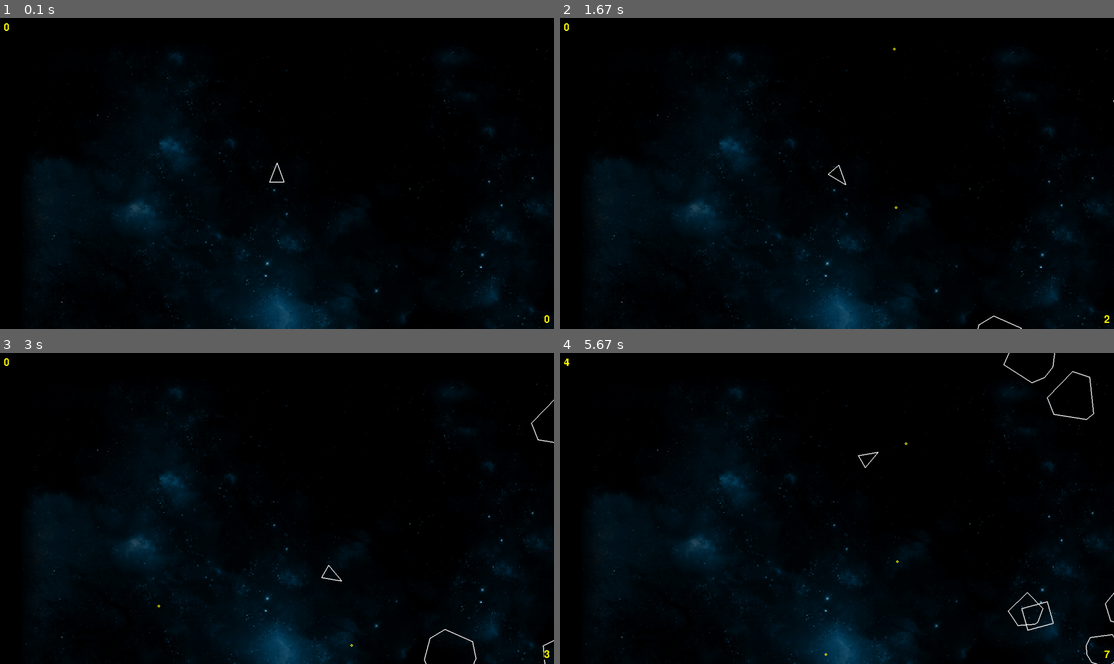
Above: before the commit, frames 1-4 (two rows, left to right).
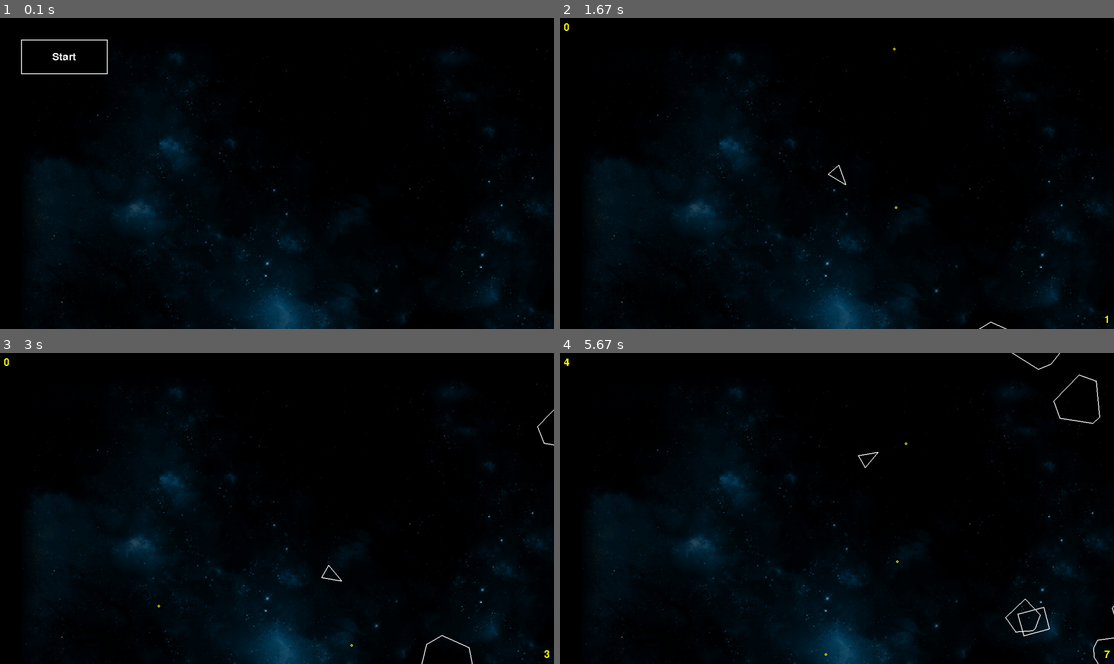
Above: after the commit, the same moments.

Repository: paulhunter/pygame-asteroids
Game: pygame game, started from main.py
The game is run twice, just before and just after one commit, with the same random seed, the same clock (stepped at 60 frames per second) and the same inputs.
Inputs (mouse positions are in pixels of both pictures, inside the frame that each line leads up to):
- Up to frame 1 (0.1 s): no input
- Up to frame 2 (1.67 s): click (620, 55) at 0.38 s, where only the run after the commit has a clickable "Start"; tap Space at 0.67, 1.07, 1.37, 1.57 s; hold Right 1-1.47 s; hold Up from 1.5 s (still down)
- Up to frame 3 (3 s): release Up at 1.8 s; hold Right 1.83-2.3 s; tap Space at 1.9, 2.2, 2.4, 2.7, 2.97 s; hold Left 2.33-2.87 s; hold Down from 2.9 s (still down)
- Up to frame 4 (5.67 s): release Down at 3.2 s; hold Left 3.23-3.63 s; tap Space at 3.3, 3.6, 3.73, 4.13, 4.43, 4.8, 5.2, 5.5 s; hold Up 3.67-4.03 s; hold Right 4.07-4.7 s; hold Down 4.73-5.1 s; hold Left 5.13-5.6 s; hold Right from 5.63 s (still down)

The runs differ from the first frame. In frame 1, 0.3% of the frame differs, in the area x 0-100%, y 1-99%; in frame 2, less than 0.1%; in frame 3, 0.2%; in frame 4, 0.7%, in the area x 79-100%, y 0-100%.

Commit message:
wip main menu and game state object

Diff:
--- a/main.py
+++ b/main.py
@@ -12,8 +12,9 @@
 - Python Style Guide - https://peps.python.org/pep-0008/#imports
 
 Things to further enhance the project:
-[ ] Add a Main Menu
-[ ] Add Ambience/Background Asteroids to Main Menu
+[~] Add a Main Menu
+    [~] Create a button module
+[~] Add Ambience/Background Asteroids to Main Menu
 [x] Add a scoring system
 [ ] Multiple Lives and respawning
 [ ] Add an explosion effect for the asteroids
@@ -40,9 +41,14 @@
     - Original ROM - if Random(0,62) >= Num_Asteroids + 44 - Fail
 '''
 
+# Python Libraries
+import types
+
+# PyGame Modules
 import pygame
 import pygame.font
 
+# Local Modules
 from constants import *
 from player import Player
 from shot import Shot
@@ -50,10 +56,18 @@
 from asteroidfield import AsteroidField
 from button import Button
 
+def click_start(state):
+    state.in_menu = False
+
+    for a in state.asteroids:
+        a.kill()
+
+    state.field.reset()
+    state.player = Player(SCREEN_WIDTH / 2, SCREEN_HEIGHT / 2)
+
+
 def main():
     print("Starting asteroids")
-    print(f"Screen width: {SCREEN_WIDTH}")
-    print(f"Screen height: {SCREEN_HEIGHT}")
 
     # Init the pygame engine and create our canvas
     pygame.init()
@@ -66,34 +80,41 @@
     # Load the background image, convert for performance.
     bg = pygame.image.load("bg_space.jpg").convert()
 
+    # Game State Container
+    state = types.SimpleNamespace()
+    state.in_menu = True
+
+
+
+    # all game objects that can be updated.
+    state.updatable = pygame.sprite.Group()
+    # all game objects that can be drawn.
+    state.drawable = pygame.sprite.Group()
+    # all asteroids
+    state.asteroids = pygame.sprite.Group()
+    # all player shots
+    state.shots = pygame.sprite.Group()
+
     # Time Delta
     dt = 0
-
-    # all game objects that can be updated.
-    updatable = pygame.sprite.Group()
-    # all game objects that can be drawn.
-    drawable = pygame.sprite.Group()
-    # all asteroids
-    asteroids = pygame.sprite.Group()
-    # all player shots
-    shots = pygame.sprite.Group()
 
     # Configure the applicable containers for the given sprite types
     # Note - As long as these are set, pygame.sprite.Sprite will automatically
     #       add them to these groups at the time of creation
-    Player.containers = (updatable, drawable)
-    Shot.containers = (updatable, drawable, shots)
-    Asteroid.containers = (updatable, drawable, asteroids)
-    AsteroidField.containers = (updatable)
+    Player.containers = (state.updatable, state.drawable)
+    Shot.containers = (state.updatable, state.drawable, state.shots)
+    Asteroid.containers = (state.updatable, state.drawable, state.asteroids)
+    AsteroidField.containers = (state.updatable)
 
     # Create the player at the middle of the screen
-    player = Player(SCREEN_WIDTH / 2, SCREEN_HEIGHT / 2)
+    state.player = None
 
     # Create the asteroid field
-    field = AsteroidField()
+    state.field = AsteroidField()
 
     # POC Button Tester
-    button = Button(50, 50, 400, 100, "Test!")
+    button = Button(50, 50, 200, 80, "Start")
+    button.onClick = lambda: click_start(state)
 
     # Game Loop
     while True:
@@ -103,16 +124,16 @@
                 print("QUIT SIGNAL");
                 return
 
-        updatable.update(dt)
+        state.updatable.update(dt)
 
         button.update(dt, events)
 
-        for a in asteroids:
-            if player.collideAsteroid(a):
+        for a in state.asteroids:
+            if state.player and state.player.collideAsteroid(a):
                 print("GAME OVER")
                 return
 
-            for s in shots:
+            for s in state.shots:
                 if a.circle_collision(s):
                     s.player.scoreOnAsteroidKill(a)
                     a.split()
@@ -123,17 +144,19 @@
         screen.blit(bg, (0,0))
 
         # drawable.draw(screen) - Can't be used as it expects images
-        for d in drawable:
+        for d in state.drawable:
             d.draw(screen)
 
-        score_text = font.render(f"{player.score}", False, "yellow", "black")
-        screen.blit(score_text, (10,10))
+        if (state.in_menu == False):
+            score_text = font.render(f"{state.player.score}", False, "yellow", "black")
+            screen.blit(score_text, (10,10))
 
-        asteroid_count_text = font.render(f"{len(asteroids)}", False, "yellow", "black")
-        screen.blit(asteroid_count_text, (SCREEN_WIDTH - 10 - asteroid_count_text.get_width(), SCREEN_HEIGHT - 10 - asteroid_count_text.get_height()))
+            asteroid_count_text = font.render(f"{len(state.asteroids)}", False, "yellow", "black")
+            screen.blit(asteroid_count_text, (SCREEN_WIDTH - 10 - asteroid_count_text.get_width(), SCREEN_HEIGHT - 10 - asteroid_count_text.get_height()))
 
         # WIP Button - uncomment for testing
-        # button.draw(screen, font)
+        if (state.in_menu) :
+            button.draw(screen, font)
 
         pygame.display.flip()
 
